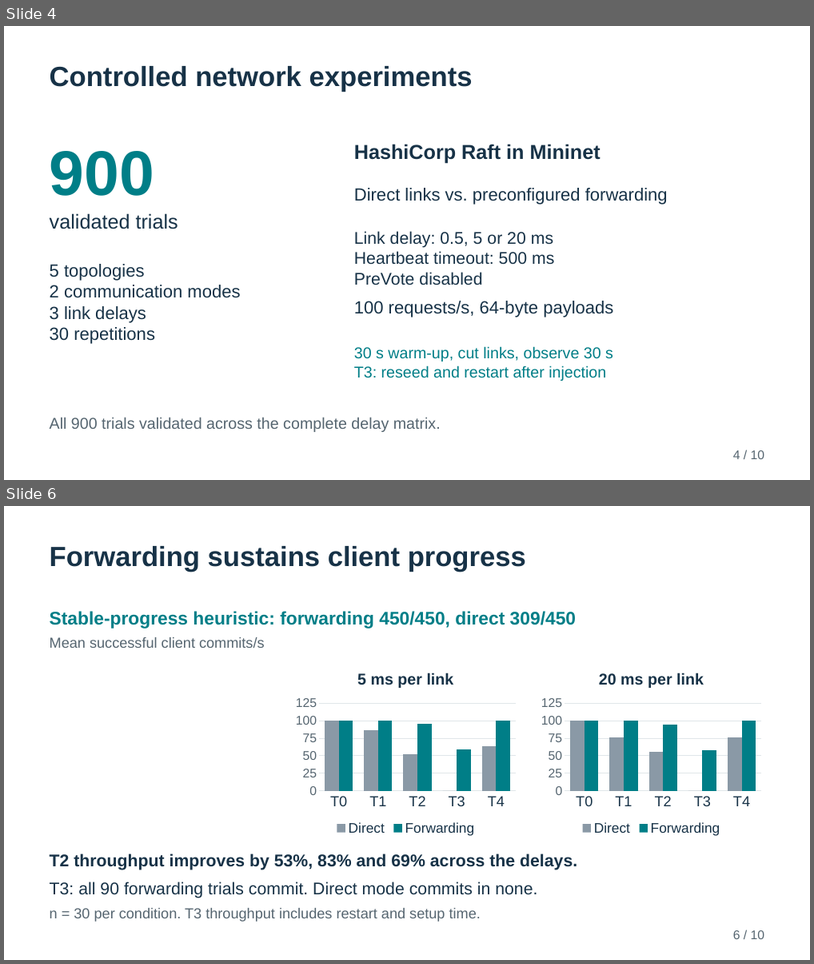
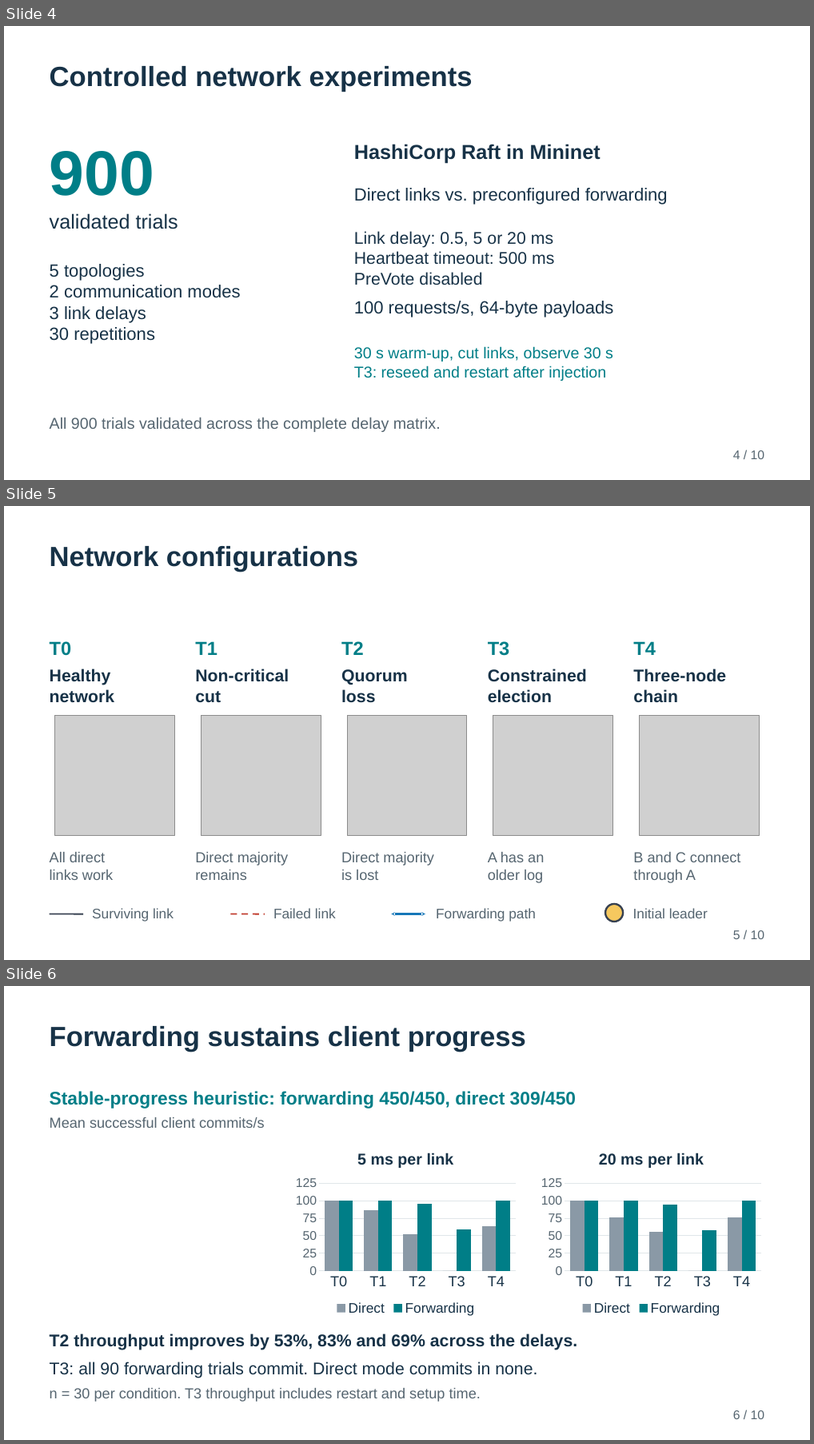
Before and after one commit to TheArtemis/II2202-HT26-Research-Methodology-and-Scientific-Writing, a slide deck: docs/presentation/II2202-final-presentation.pptx. Shown one above the other, each under a label of ours: slides 4 and 6 before the commit, slides 4, 5 and 6 after it; the slides between them are not shown. The pictures are 814x964 and 814x1444 pixels, drawn with LibreOffice and Linux fonts; fonts in the diff are those of the drawing; grey boxes stand for pictures. Boxes give left, top, right and bottom in pixels: in the first picture for what was removed or moved away, otherwise in the second. Text is boxed around its words. In the diff, an @@ line names an element or a change of style, - is before the commit and + after.

```diff
--- a/docs/presentation/II2202-final-presentation.pptx
+++ b/docs/presentation/II2202-final-presentation.pptx
@@ slide 5 added at (4,506,810,960), background #FFFFFF @@
@@ text added at (50,546,358,572), 33 pt, text #173247, bold @@
+Network configurations
@@ text added at (50,641,72,656), 22.5 pt, text #007E87, bold @@
+T0
@@ text added at (195,641,218,655), 22.5 pt, text #007E87, bold @@
+T1
@@ text added at (342,641,364,655), 22.5 pt, text #007E87, bold @@
+T2
@@ text added at (488,641,510,656), 22.5 pt, text #007E87, bold @@
+T3
@@ text added at (634,641,656,655), 22.5 pt, text #007E87, bold @@
+T4
@@ text added at (50,668,114,703), 20.2 pt, text #173247, bold @@
+Healthy
+network
@@ text added at (195,668,289,703), 20.2 pt, text #173247, bold @@
+Non-critical
+cut
@@ text added at (342,669,408,703), 20.2 pt, text #173247, bold @@
+Quorum
+loss
@@ text added at (488,668,587,703), 20.2 pt, text #173247, bold @@
+Constrained
+election
@@ text added at (634,668,726,703), 20.2 pt, text #173247, bold @@
+Three-node
+chain
@@ picture added at (55,716,174,835) @@
@@ picture added at (202,716,321,835) @@
@@ picture added at (348,716,467,835) @@
@@ picture added at (494,716,613,835) @@
@@ picture added at (640,716,759,835) @@
@@ text added at (50,852,113,880), 17.2 pt, text #556570 @@
+All direct
+links work
@@ text added at (195,852,288,880), 17.2 pt, text #556570 @@
+Direct majority
+remains
@@ text added at (342,852,434,880), 17.2 pt, text #556570 @@
+Direct majority
+is lost
@@ text added at (488,852,544,883), 17.2 pt, text #556570 @@
+A has an
+older log
@@ text added at (634,852,741,883), 17.2 pt, text #556570 @@
+B and C connect
+through A
@@ text added at (92,908,174,920), 16.5 pt, text #556570 @@
+Surviving link
@@ text added at (274,908,336,918), 16.5 pt, text #556570 @@
+Failed link
@@ text added at (436,908,536,920), 16.5 pt, text #556570 @@
+Forwarding path
@@ ellipse added at (606,904,623,921), fill #F6C85F, outline #374151 2.25 pt @@
@@ text added at (634,908,708,918), 16.5 pt, text #556570 @@
+Initial leader
@@ line added from (50, 914) to (83, 914), #374151 1.88 pt @@
@@ line added from (231, 914) to (265, 914), #C0392B 1.88 pt dashed @@
@@ double arrow added from (392, 914) to (426, 914), #1677B8 2.25 pt @@
@@ text added at (734,930,766,939), 15 pt, text #556570 @@
+5 / 10
```
Also in this commit, not shown: 1 slide removed, 2 other files.
